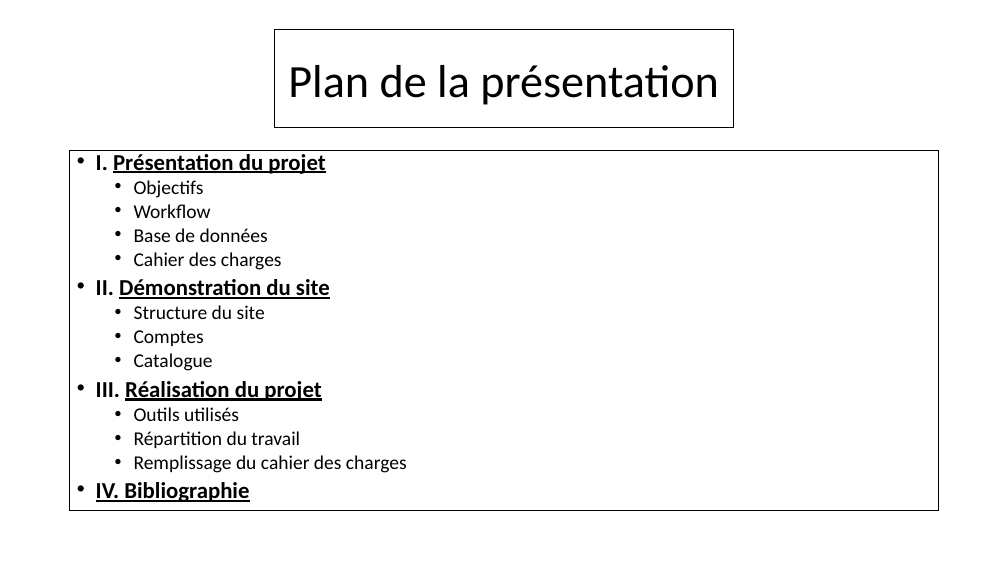
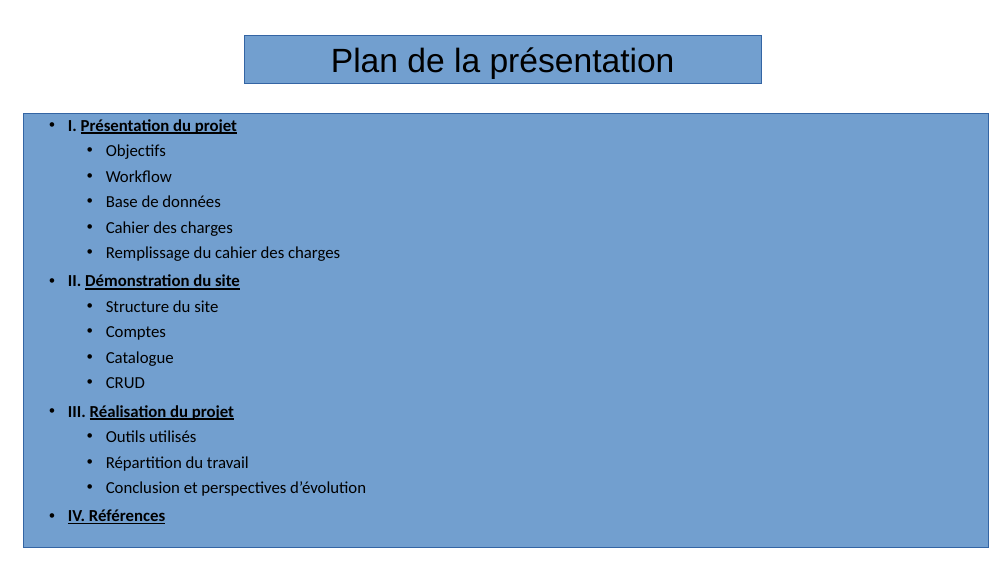
Before and after one commit to Ganti7/Carmania, a slide deck: slide 2 of documentation/diapo_PIA.odp. Drawn at 1008x567 pixels with LibreOffice and Linux fonts; fonts in the diff are those of the drawing; background and template pictures are left out. Boxes give left, top, right and bottom in pixels: in the first picture for what was removed or moved away, otherwise in the second. Text is boxed around its words. In the diff, an @@ line names an element or a change of style, - is before the commit and + after.

```diff
--- a/documentation/diapo_PIA.odp
+++ b/documentation/diapo_PIA.odp
@@ rectangle "Plan de la présentation": place and size @@
-rectangle "Plan de la présentation" at [274, 29, 734, 128]
+rectangle "Plan de la présentation" at [244, 36, 762, 83]
@@ rectangle "Plan de la présentation" at [244, 36, 762, 83]: size 44 to 32 pt, font Calibri to Arial; title to rectangle; fill #FFFFFF to #729FCF; outline #000000 0.99 pt to #3465A4 0 pt @@
@@ rectangle added at [23, 113, 988, 548], fill #729FCF, outline #3465A4 0 pt @@
@@ text "I. Présentation du projet": place and size @@
-text "I. Présentation du projet" at [70, 151, 939, 511]
+text "I. Présentation du projet" at [68, 119, 366, 524]
@@ text "I. Présentation du projet" at [68, 119, 366, 524]: fill #FFFFFF to none; outline #000000 0.99 pt to none @@
@@ text at [68, 119, 249, 471]: size 21.7 to 16 pt in "I. Présentation du projet", "II. Démonstration du site", "III. Réalisation du projet"; size 18.6 to 16 pt in "Objectifs", "Workflow", "Base de données", "Cahier des charges" and 5 more places; line spacing 0.7 to 0.9; line spacing 0.8 to 1 @@
@@ text at [106, 246, 340, 261]: paragraph added @@
+  • Remplissage du cahier des charges
@@ text at [106, 377, 145, 388]: paragraph added @@
+  • CRUD
@@ text at [68, 481, 366, 524]: text changed; size 18.6 to 16 pt @@
-  • Remplissage du cahier des charges
-• IV. Bibliographie
+  • Conclusion et perspectives d’évolution
+• IV. Références
```
Also in this commit, not shown: 13 other slides changed, 4 slides added, 1 slide removed, 1 other file.
